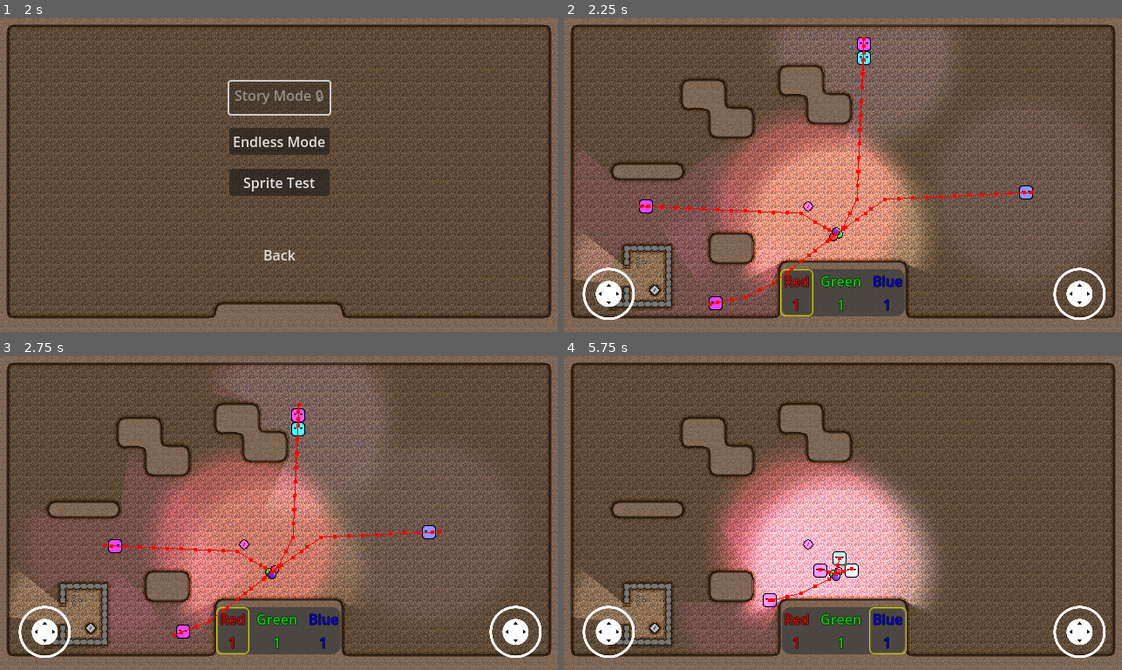
Above: before the commit, frames 1-4 (two rows, left to right).
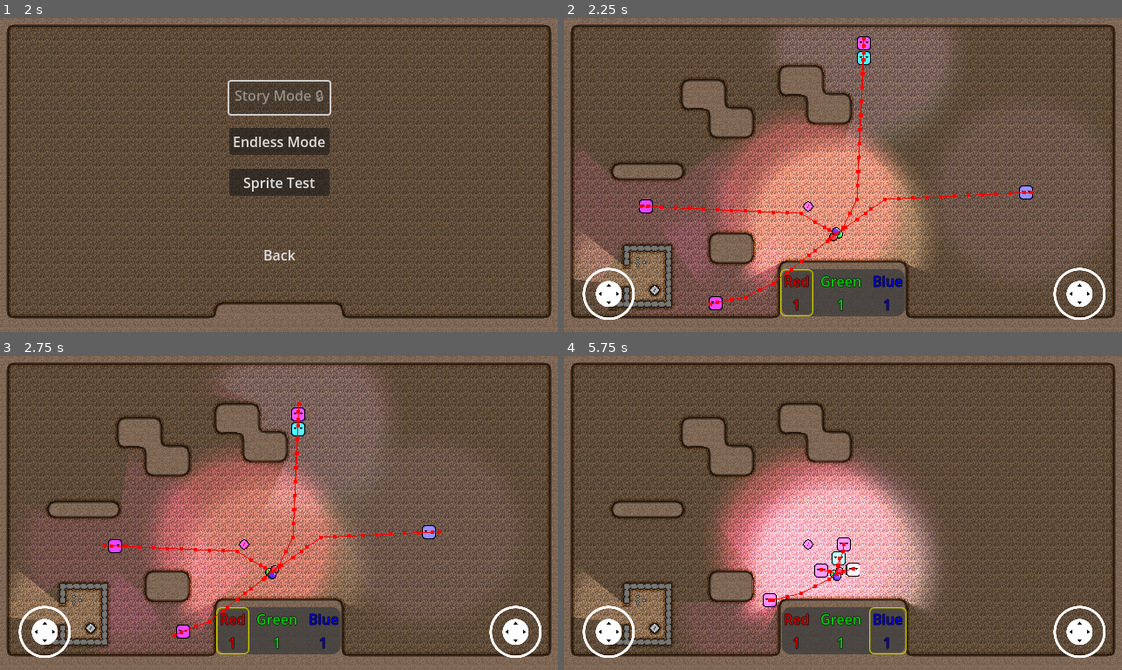
Above: after the commit, the same moments.

Repository: Degenerate-Games/shadows-below
Game: Godot game, scene res://scenes/menus/main_menu.tscn
Two runs of this game, one before a commit and one after it. Both use one fixed random seed, a clock stepped at 60 frames per second and the inputs below.
Inputs (mouse positions are in pixels of both pictures, inside the frame that each line leads up to):
- Up to frame 1 (2 s): click (279, 206) at 0.5 s; click (279, 206) at 1.25 s
- Up to frame 2 (2.25 s): click "Endless Mode" at 2 s
- Up to frame 3 (2.75 s): no input
- Up to frame 4 (5.75 s): move the mouse to (965, 497) at 2.77 s; hold L (mixing_ui_right) 2.78-3.5 s; click (965, 497) at 2.92 s; drag from (731, 528) to (837, 572) at 3.52 s; move the mouse to (898, 443) at 4.27 s; hold L (mixing_ui_right) 4.28-5 s; drag from (815, 575) to (675, 465) at 5.02 s

Frame 1 is identical in both runs. In frame 2, less than 0.1% of the frame differs, in the area x 52-55%, y 5-11%; in frame 3, less than 0.1%; in frame 4, 0.3%, in the area x 33-64%, y 57-83%.

Commit message:
Fix enemy collision...again

Diff:
--- a/scenes/enemies/enemy_a.tscn
+++ b/scenes/enemies/enemy_a.tscn
@@ -168,7 +168,7 @@
 
 [node name="EnemyA" type="CharacterBody2D"]
 collision_layer = 2
-collision_mask = 17
+collision_mask = 19
 motion_mode = 1
 script = ExtResource("1_o7fok")
 max_speed = 50
--- a/scenes/enemies/enemy_b.tscn
+++ b/scenes/enemies/enemy_b.tscn
@@ -83,7 +83,7 @@
 
 [node name="EnemyB" type="CharacterBody2D"]
 collision_layer = 2
-collision_mask = 17
+collision_mask = 19
 motion_mode = 1
 script = ExtResource("1_h4t6v")
 max_speed = 75
--- a/scripts/enemies/enemy.gd
+++ b/scripts/enemies/enemy.gd
@@ -38,7 +38,7 @@
 
 func take_damage(damage: int):
 	var power_remaining = red.value + green.value + blue.value
-	# If damage would kill this enemy, destroy it
+	# If damage would kill this enemy, destroy it and spawn a shadow
 	if damage > power_remaining:
 		var shadow = load("res://scenes/items/shadow.tscn").instantiate()
 		shadow.global_position = global_position
